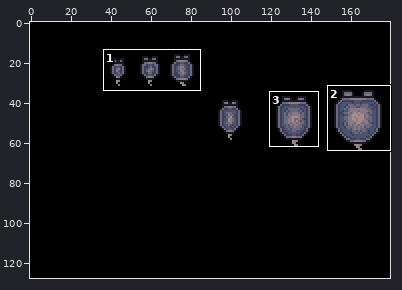
Two versions of one pixel-art file, resources/sprites.aseprite. Above: a wide view before the commit, with the close-up outlined.
Close-up. Old version:
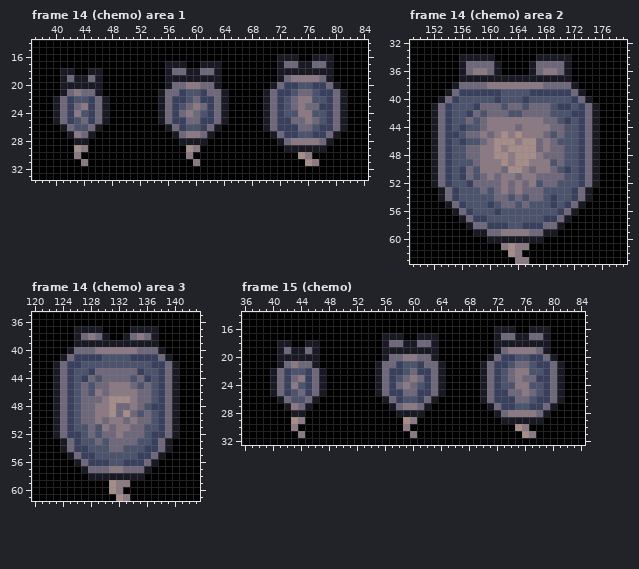
180x128 pixels, 73 frames. Colours within 5 levels of each other are drawn and written as one. Shown: frame 14 (chemo) area 1: x 37..84, y 14..33; frame 14 (chemo) area 2: x 149..179, y 32..63; frame 14 (chemo) area 3: x 120..143, y 35..61; frame 15 (chemo): x 36..84, y 14..32. The commit also changed other frames or places, which this record leaves out.
New version:
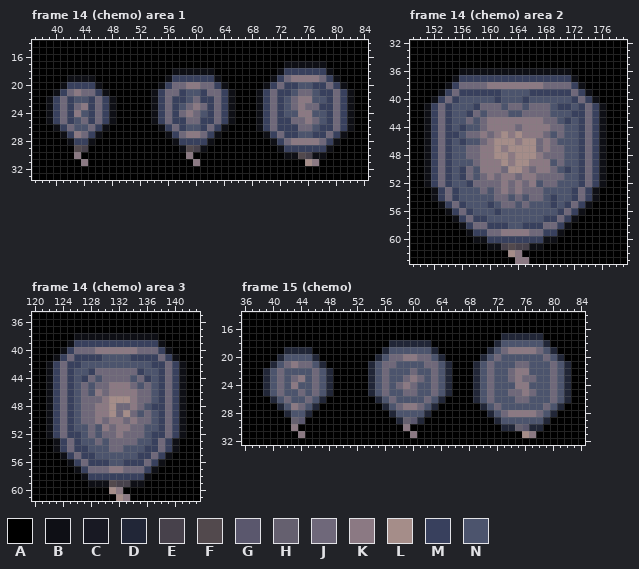
Palette (. is transparent): A #000000  B #0e0f15  C #181923  D #212637  E #47414b  F #52494d  G #5a576d  H #65606f  J #6f687a  K #8b7983  L #a58d89  M #38405d  N #4c546d
Changes in this commit:
layer "teeth" now hidden
Changed rows in their new state; - is an unchanged pixel.
Frame 14 (chemo) area 1:
first column x 39:
16 ---------------------------------AAA--AAA---
17 -----------------AAA--AAA--------ABBBBBBA---
18 --AA--AA---------ABBBBBBA--------BMMMMMMB---
19 --ABBBBA---------BMMMMMMB-------BM------MB--
20 --BMMMMB--------BM------MB-----BM--------MB-
21 -BM----MB------BM--------MB---BM----------MB
22 BM------MB-----BM--------MB---BM----------MB
23 BM------MB-----BM--------MB---BM----------MB
24 BM------MB-----BM--------MB---BM----------MB
25 BM------MB-----BM--------MB---BM----------MB
26 -BM----MB-------BM------MB----BM----------MB
27 --BM--MB---------BM----MB------BM--------MB-
28 ---BMMB-----------BMMMMB--------BM------MB--
29 ----FE-------------BFEB----------BMMMMMMB---
30 ----------------------------------BBFEBB----
Frame 14 (chemo) area 2:
first column x 151:
34 -----AAAAA------AAAAA-----
35 -----AAAAAA----AAAAAA-----
36 -----BBBBBBBBBBBBBBBB-----
37 ----BMMMMMMMMMMMMMMMMB----
38 ---BM----------------MB---
39 --BM------------------MB--
40 -BM--------------------MB-
41 BM----------------------MB
42 BM----------------------MB
43 BM----------------------MB
44 BM----------------------MB
45 BM----------------------MB
46 BM----------------------MB
47 BM----------------------MB
48 BM----------------------MB
49 BM----------------------MB
50 BM----------------------MB
51 BM----------------------MB
52 BM----------------------MB
53 -BM--------------------MB-
54 -BM--------------------MB-
55 --BM------------------MB--
56 ---BM----------------MB---
57 ----BM--------------MB----
58 -----BM------------MB-----
59 ------BMM--------MMB------
60 -------BBMMMMMMMMBB-------
61 ---------BBEFEEBB---------
Frame 14 (chemo) area 3:
first column x 122:
37 ----AAAA----AAAA----
38 ----BBBBBBBBBBBB----
39 ---BMMMMMMMMMMMMB---
40 --BM------------MB--
41 -BM--------------MB-
42 BM----------------MB
43 BM----------------MB
44 BM----------------MB
45 BM----------------MB
46 BM----------------MB
47 BM----------------MB
48 BM----------------MB
49 BM----------------MB
50 BM----------------MB
51 BM----------------MB
52 BM----------------MB
53 -BM--------------MB-
54 -BM--------------MB-
55 --BM------------MB--
56 ---BM----------MB---
57 ----BM--------MB----
58 -----BMMMMMMMMB-----
59 ------BBBFEEBB------
Frame 15 (chemo):
first column x 39:
16 ---------------------------------AAA--AAA---
17 -----------------AAA--AAA--------ADDDDDDA---
18 --AA--AA---------ADDDDDDA--------DNNNNNND---
19 --ADDDDA---------DNNNNNND-------DN------ND--
20 --DNNNND--------DN------ND-----DN-NN--NN-ND-
21 -DN----ND------DN--N--N--ND---DN-NN----NN-ND
22 DN-N--N-ND-----DN-NN--NN-ND---DN-N------N-ND
23 DN-N--N-ND-----DN-N----N-ND---DN-N-----NN-ND
24 DN-N--N-ND-----DN-N----N-ND---DN-N------N-ND
25 DN-N--N-ND-----DN-NN--NN-ND---DN-NN-----N-ND
26 -DN----ND-------DN-N--N-ND----DN-NNN---NN-ND
27 --DN--ND---------DN----ND------DN-NN--NN-ND-
28 ---DNND-----------DNNNND--------DN------ND--
29 ----HG-------------DHGD----------DNNNNNND---
30 ----------------------------------DDHGDD----
